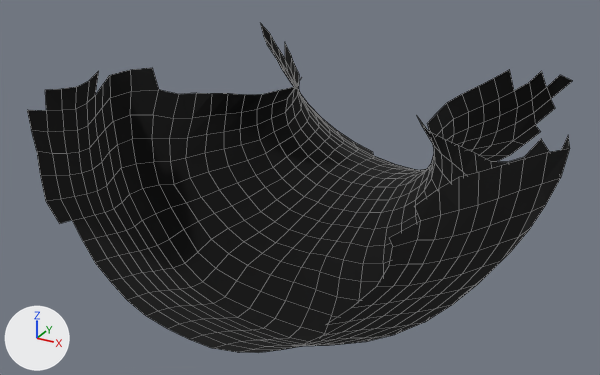
Two versions of the OBJ model QS_project/data/Remeshing/Rot_ex_3_A_15/Rot_ex_3_A_15_Remeshed.obj, one commit apart.
Both versions are drawn from a 50 mm lens placed at (7.67, -15.91, 7.13), pointed at (-0.52, -1.01, -0.31). The lights are fixed; the arrows at lower left show +X, +Y and +Z. Mesh edges are drawn as thin lines. Where no turn or scale is listed for an object, it has been applied to the vertices.

Objects in the first picture: 'Rot_ex_3_A_15_Remeshed'.
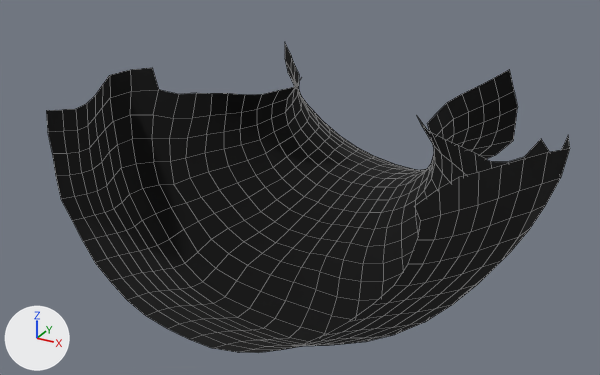
Where the change shows, as pixel boxes (x1, y1, x2, y2) in the pictures (600 x 375 px):
'Rot_ex_3_A_15_Remeshed', reshaped (6% shorter): before (27, 23, 572, 353); after (46, 44, 570, 353)
part 1 of me_rot_ex_3_a_15_remeshed, deleted (black): before (27, 72, 98, 224)
part 2 of me_rot_ex_3_a_15_remeshed, deleted (black): before (487, 71, 572, 162)
part 3 of me_rot_ex_3_a_15_remeshed, deleted (black): before (327, 221, 420, 325)
part 4 of me_rot_ex_3_a_15_remeshed, deleted: before (260, 23, 374, 155)

What the commit changed:
me_rot_ex_3_a_15_remeshed is used by ob_rot_ex_3_a_15_remeshed; location (0.0, 0.0, 0.0).
Verts and faces of me_rot_ex_3_a_15_remeshed; kept vertices keep their numbers, new ones are numbered from 597.
Before the commit, vertices of me_rot_ex_3_a_15_remeshed: 20 (2.62, -5.88, -0.16) at pixel (325, 324), 21 (2.79, -5.38, -0.32) at pixel (349, 321), 22 (2.97, -5.7, 0.16) at pixel (351, 307), 23 (3.5, -5.51, 0.97) at pixel (389, 265), 24 (3.3, -5.53, 0.54) at pixel (376, 286).
Before the commit, vertices of me_rot_ex_3_a_15_remeshed: 25 (3.59, -5.8, 1.59) at pixel (388, 237), 26 (3.58, -5.61, 1.36) at pixel (392, 246), 52 (3.13, -5.25, 0.03) at pixel (372, 304), 54 (3.64, -5.07, 0.82) at pixel (408, 263), 55 (3.43, -5.12, 0.39) at pixel (393, 285).
Before the commit, vertices of me_rot_ex_3_a_15_remeshed: 56 (3.83, -5.18, 1.66) at pixel (420, 220), 57 (3.76, -5.08, 1.28) at pixel (417, 239).
me_rot_ex_3_a_15_remeshed had 597 vertices, 537 faces and spanned x -5.35..5.26, y -5.88..4.4, z -2.9..2.32.
me_rot_ex_3_a_15_remeshed now has 547 vertices, 498 faces and spans x -5.35..5.26, y -5.55..4.11, z -2.9..2.14.
Part 1, on me_rot_ex_3_a_15_remeshed:
11 vertices are removed from x -4.75..-3.4, y -5.47..-2.49, z 0.01..2.28.
9 faces are deleted.
Part 2, on me_rot_ex_3_a_15_remeshed:
16 vertices are removed from x 1.71..4.34, y 2.24..4.14, z -1.33..2.14.
12 faces are deleted.
Part 3, on me_rot_ex_3_a_15_remeshed:
Vertices deleted: 20, 22 to 26 (with the faces that use them).
Part 4, on me_rot_ex_3_a_15_remeshed:
17 vertices are removed from x -3.9..-1.13, y 2.6..4.4, z -1.42..2.32.
13 faces are deleted.
